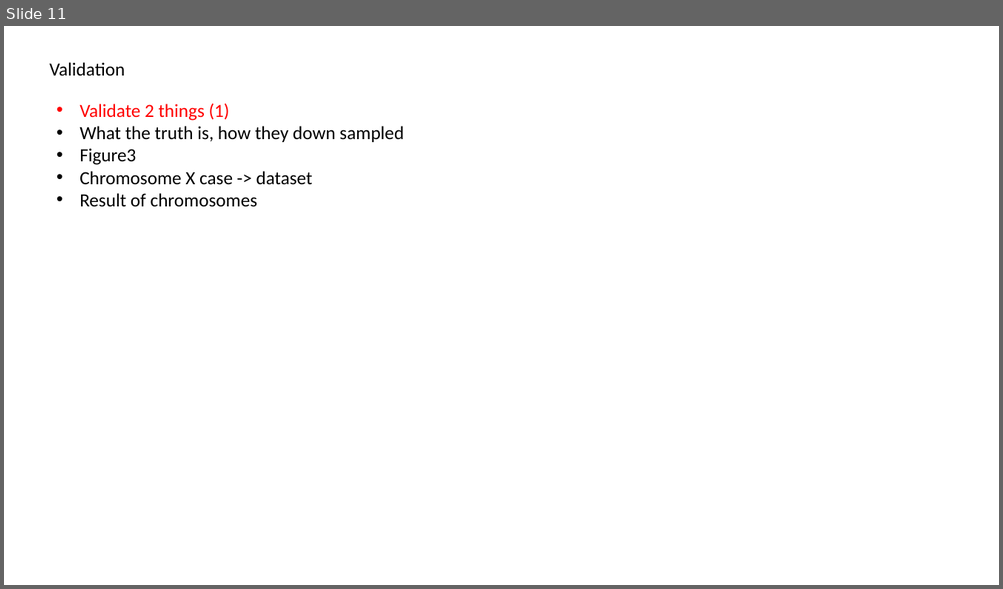
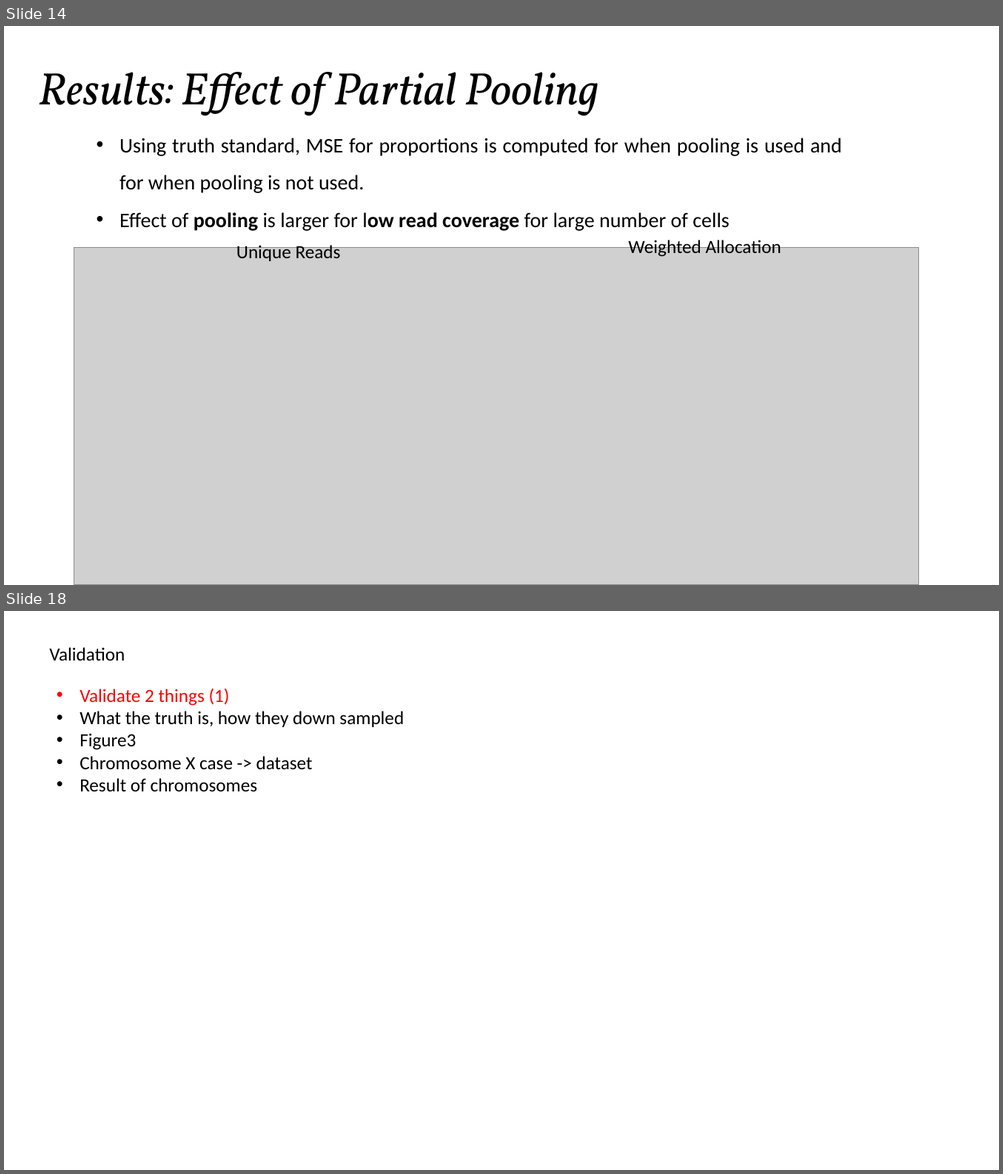
Before and after one commit to SmaragdaDimitrakopoulou/Paper-Presentation, a slide deck: presentation.pptx. Shown one above the other, each under a label of ours: slide 11 before the commit, slides 14 and 18 after it; the slides between them are not shown. The pictures are 1003x589 and 1003x1174 pixels, drawn with LibreOffice and Linux fonts; fonts in the diff are those of the drawing; grey boxes stand for pictures. Boxes give left, top, right and bottom in pixels: in the first picture for what was removed or moved away, otherwise in the second. Text is boxed around its words. In the diff, an @@ line names an element or a change of style, - is before the commit and + after.

```diff
--- a/presentation.pptx
+++ b/presentation.pptx
@@ slide 14 added at <box>4,26,999,585</box>, background #FFFFFF @@
@@ text added at <box>38,72,599,116</box>, 44 pt, text #000000, italic @@
+Results: Effect of Partial Pooling
@@ text added at <box>119,138,842,231</box>, 20 pt, text #000000 @@
+• Using truth standard, MSE for proportions is computed for when pooling is used and for when pooling is not used.
+• Effect of pooling is larger for low read coverage for large number of cells
@@ picture added at <box>74,247,919,585</box> @@
@@ text added at <box>236,243,341,261</box>, 18 pt, text #000000 @@
+Unique Reads
@@ text added at <box>628,238,781,257</box>, 18 pt, text #000000 @@
+Weighted Allocation
@@ picture added at <box>295,497,429,528</box> @@
@@ picture added at <box>719,497,852,528</box> @@
@@ what was slide 11 is now slide 18 @@
```
Also in this commit, not shown: 6 other slides added.
